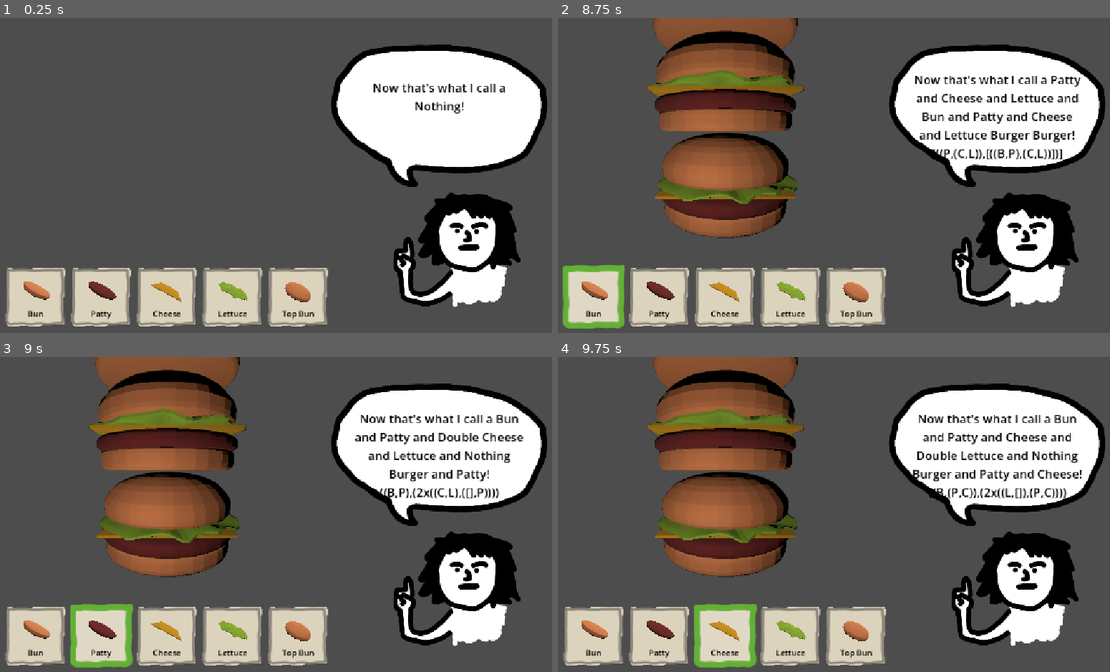
Above: before the commit, frames 1-4 (two rows, left to right).
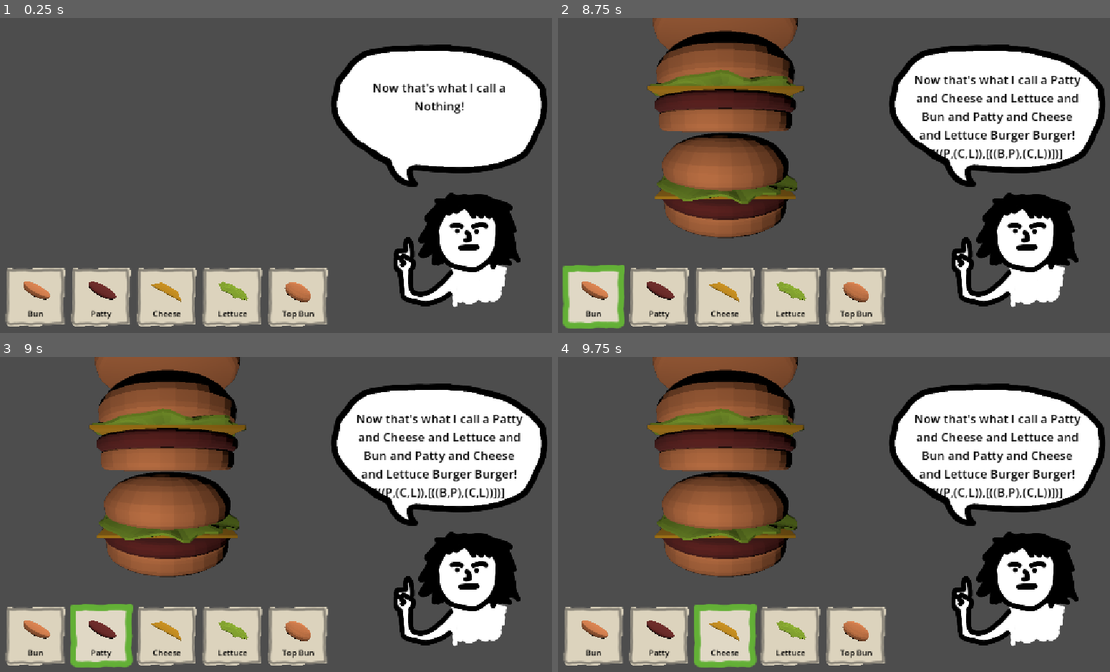
Above: after the commit, the same moments.

Repository: tobiaswahyudi/caesar-of-cheese
Game: Godot game, scene res://scenes/main.tscn
The game is run twice, just before and just after one commit, with the same random seed, the same clock (stepped at 60 frames per second) and the same inputs.
Inputs (mouse positions are in pixels of both pictures, inside the frame that each line leads up to):
- Up to frame 1 (0.25 s): no input
- Up to frame 2 (8.75 s): click (591, 298) at 0.5 s; click (657, 298) at 1.25 s; click (723, 298) at 2 s; click (789, 298) at 2.75 s; click (856, 298) at 3.5 s; click (591, 298) at 4.25 s; click (657, 298) at 5 s; click (723, 298) at 5.75 s; click (789, 298) at 6.5 s; click (856, 298) at 7.25 s; click (591, 298) at 8 s
- Up to frame 3 (9 s): click (99, 637) at 8.75 s
- Up to frame 4 (9.75 s): click (723, 637) at 9.5 s

Frames 1-2 are identical in both runs. In frame 3, 2.6% of the frame differs, in the area x 64-95%, y 18-45%; in frame 4, 2.6%.
Error after the commit: Trying to return value of type "String" from a function whose return type is "bool". (res://scripts/namer.gd:153)

Commit message:
cheese sando

Diff:
--- a/scripts/namer.gd
+++ b/scripts/namer.gd
@@ -44,6 +44,9 @@
 	func is_patty_sequence() -> bool:
 		return false
 
+	func is_cheese_sequence() -> bool:
+		return false
+
 class BSTIngredient extends BST:
 	func get_name() -> String:
 		var index = Type.IngredientLetter.find(substring)
@@ -57,6 +60,9 @@
 	func is_patty_sequence() -> bool:
 		return substring == Type.IngredientLetter[Ingredient.IngredientType.Patty]
 
+	func is_cheese_sequence() -> bool:
+		return substring == Type.IngredientLetter[Ingredient.IngredientType.Cheese]
+
 	func depth() -> int:
 		return 1
 
@@ -66,6 +72,8 @@
 			return children[0].tuple_name + " Hamburger"
 		if children[0].is_patty_cheese_sequence():
 			return children[0].tuple_name + " Cheeseburger"
+		if children[0].is_cheese_sequence():
+			return children[0].tuple_name + " Cheese Sandwich"
 		return children[0].get_name() + " Burger"
 
 	func get_repr() -> String:
@@ -110,14 +118,39 @@
 	func is_patty_sequence() -> bool:
 		return children[0].is_patty_sequence()
 
+	func is_cheese_sequence() -> bool:
+		return children[0].is_cheese_sequence()
+
 var min_stack_depth_cache: Dictionary[String, int] = {}
 
+# Rules
 func check_rule_burger(string: String) -> bool:
 	return RegEx.create_from_string("^B.*B$").search(string) != null
 
 func do_rule_burger(string: String) -> String:
 	return string.substr(1, len(string) - 2)
 
+func check_rule_repeat(string: String, tgt_repeat: int) -> bool:
+	var strlen = len(string)
+	if strlen % tgt_repeat != 0:
+		return false
+	var all_good: bool = true
+	@warning_ignore("integer_division")
+	var tgt_len: int = strlen / tgt_repeat
+	var first_part = string.substr(0, tgt_len)
+	for i in range(tgt_repeat - 1):
+		var next_part = string.substr(tgt_len * (i + 1), tgt_len)
+		# print("\tcompare", next_part, " vs ", first_part)
+		if next_part != first_part:
+			all_good = false
+	# print("Checking if ", string, " is ", first_part, " repeated x", tgt_repeat, " = ", all_good)
+	return all_good
+
+func do_rule_repeat(string: String, tgt_repeat: int) -> bool:
+	@warning_ignore("integer_division")
+	var tgt_len: int = len(string) / tgt_repeat
+	var first_part = string.substr(0, tgt_len)
+	return first_part
 
 func greedy_parse(string: String) -> BST:
 	# First check base cases
@@ -130,22 +163,12 @@
 
 	# Check repeats, start with the most first.
 	for tgt_repeat in range(4, 1, -1):
-		# print(string," w len ",strlen," check repeat x",tgt_repeat," do? ",strlen % tgt_repeat == 0)
-		if strlen % tgt_repeat == 0:
-			var all_good: bool = true
-			var tgt_len: int = strlen / tgt_repeat
-			var first_part = string.substr(0, tgt_len)
-			for i in range(tgt_repeat - 1):
-				var next_part = string.substr(tgt_len * (i + 1), tgt_len)
-				# print("\tcompare", next_part, " vs ", first_part)
-				if next_part != first_part:
-					all_good = false
-			# print("Checking if ", string, " is ", first_part, " repeated x", tgt_repeat, " = ", all_good)
-			if all_good:
-				var multiple_node = BSTMultiple.new(first_part, [greedy_parse(first_part)])
-				multiple_node.repeat_count = tgt_repeat
-				min_stack_depth_cache[string] = multiple_node.depth()
-				return multiple_node
+		if check_rule_repeat(string, tgt_repeat):
+			var first_part = do_rule_repeat(string, tgt_repeat)
+			var multiple_node = BSTMultiple.new(first_part, [greedy_parse(first_part)])
+			multiple_node.repeat_count = tgt_repeat
+			min_stack_depth_cache[string] = multiple_node.depth()
+			return multiple_node
 	# Otherwise its an "and" thingy.
 	# Try splitting it such that the depth is minimal
 	var min_split_depth: int = strlen * 10
